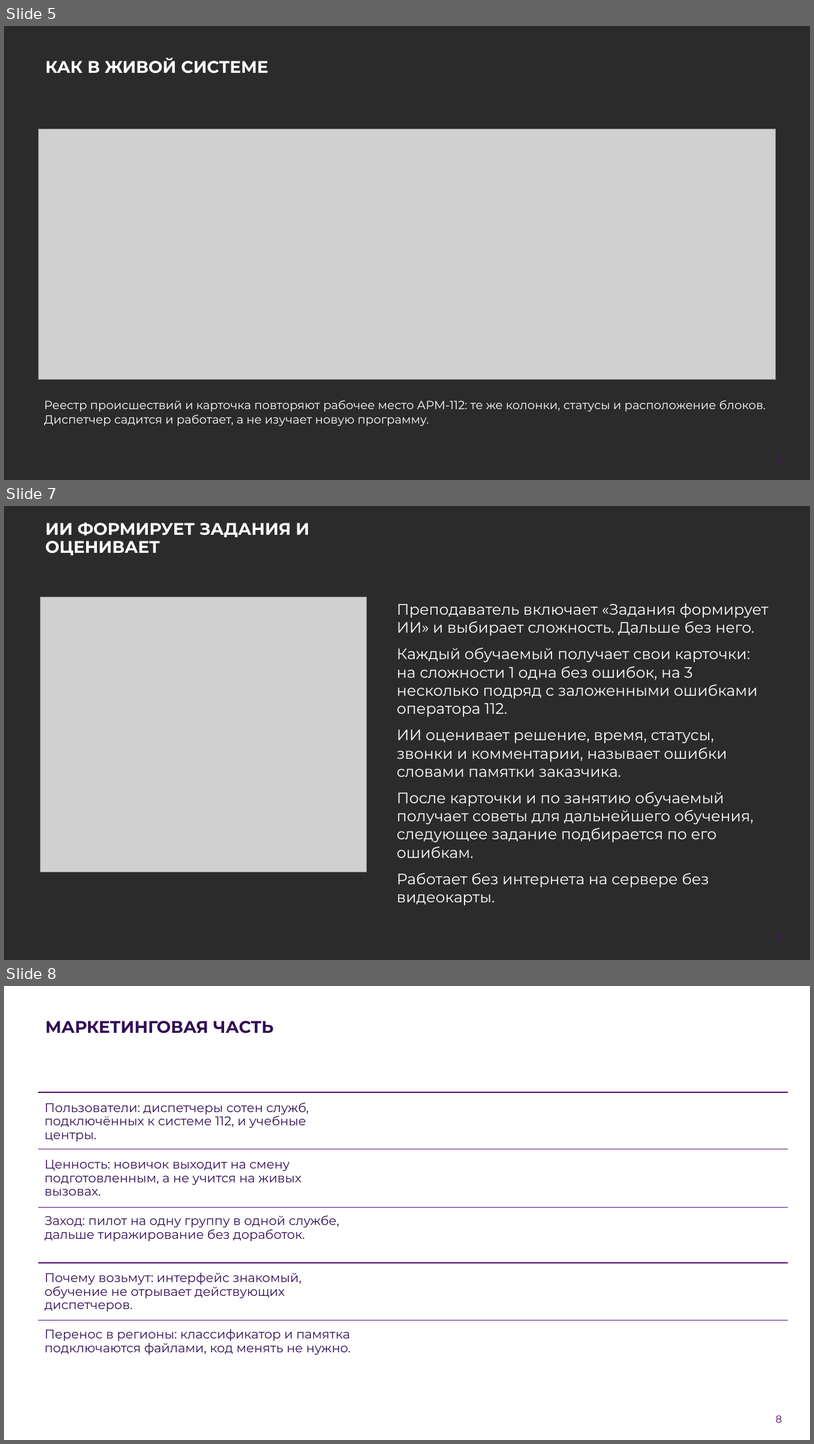
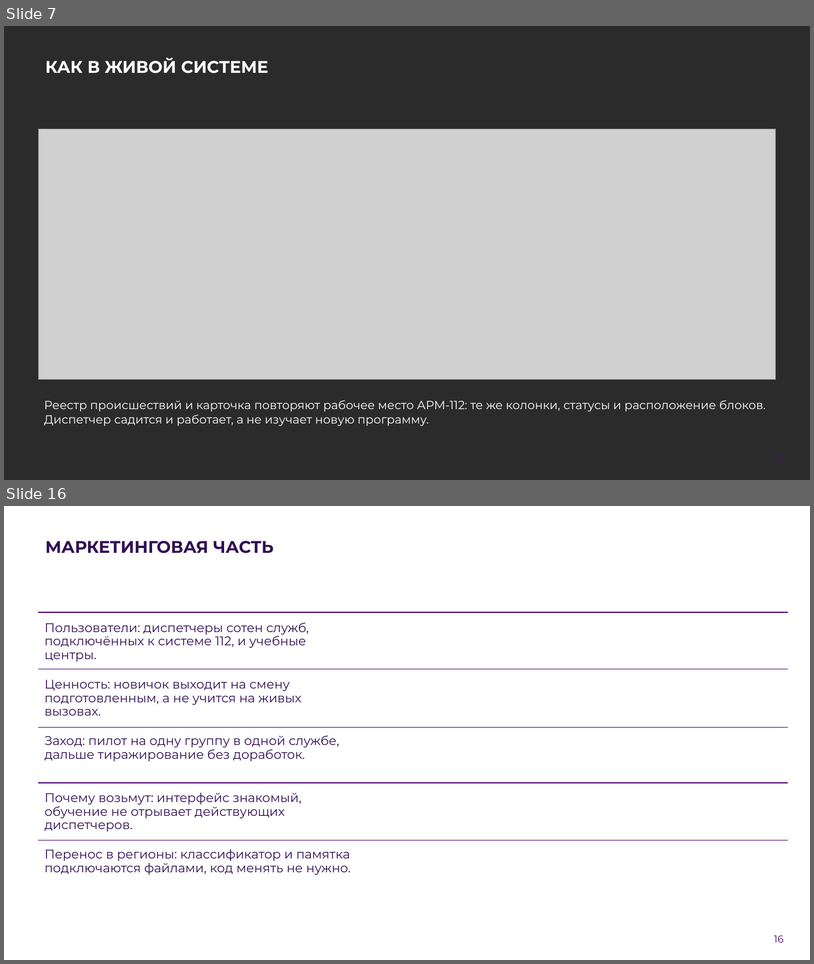
Before and after one commit to Vadik145-beep/lct-112-simulator, a slide deck: docs/presentation/ЛЦТ2026_Ультратех_задача9.pptx. Shown one above the other, each under a label of ours: slides 5, 7 and 8 before the commit, slides 7 and 16 after it; the slides between them are not shown. The pictures are 814x1444 and 814x964 pixels, drawn with LibreOffice and Linux fonts; fonts in the diff are those of the drawing; grey boxes stand for pictures; background and template pictures are left out; a plain dark background stands for a picture behind light text. Boxes give left, top, right and bottom in pixels: in the first picture for what was removed or moved away, otherwise in the second. Text is boxed around its words. In the diff, an @@ line names an element or a change of style, - is before the commit and + after.

Commit message:
docs: презентация финала со скриншотами стенда и пояснениями (#268)
26 слайдов. Добавлены схема «Как проходит занятие», экраны стенда со стрелками
и пояснениями: вход, карточка, виртуальный телефон, справочник, форма «Задания
формирует ИИ», мониторинг преподавателя, разбор с советами. Убраны слайды
«Как устроено» и «Оценка» (их содержание вошло в экраны). Обязательные слайды
шаблона сохранены.

```diff
--- a/docs/presentation/ЛЦТ2026_Ультратех_задача9.pptx
+++ b/docs/presentation/ЛЦТ2026_Ультратех_задача9.pptx
@@ slide 7 removed at box(4, 506, 810, 960), background picture (left out) @@
@@ title removed at box(45, 522, 309, 555) @@
-ИИ ФОРМИРУЕТ ЗАДАНИЯ И ОЦЕНИВАЕТ
@@ picture removed at box(40, 597, 367, 872) @@
@@ text removed at box(397, 603, 769, 887) @@
-Преподаватель включает «Задания формирует ИИ» и выбирает сложность. Дальше без него.
-Каждый обучаемый получает свои карточки: на сложности 1 одна без ошибок, на 3 несколько подряд с заложенными ошибками оператора 112.
-ИИ оценивает решение, время, статусы, звонки и комментарии, называет ошибки словами памятки заказчика.
-После карточки и по занятию обучаемый получает советы для дальнейшего обучения, следующее задание подбирается по его ошибкам.
-Работает без интернета на сервере без видеокарты.
@@ page number removed at box(761, 927, 798, 951) @@
-7
@@ what was slide 5 is now slide 7 @@
@@ page number at box(761, 447, 798, 471): text changed @@
-5
+7
@@ what was slide 8 is now slide 16 @@
@@ page number at box(774, 935, 784, 942): text changed @@
-8
+16
```
Also in this commit, not shown: 6 slides changed, 9 slides added, 3 other slides removed, 1 other file.
